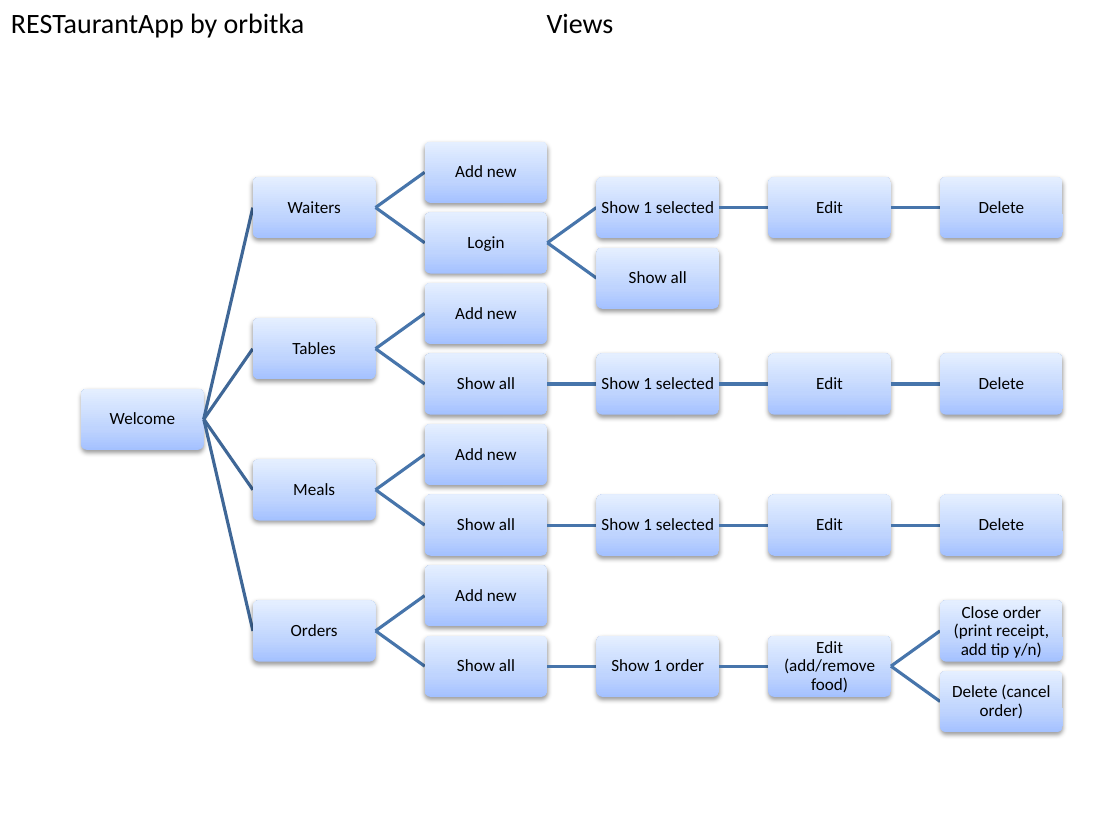
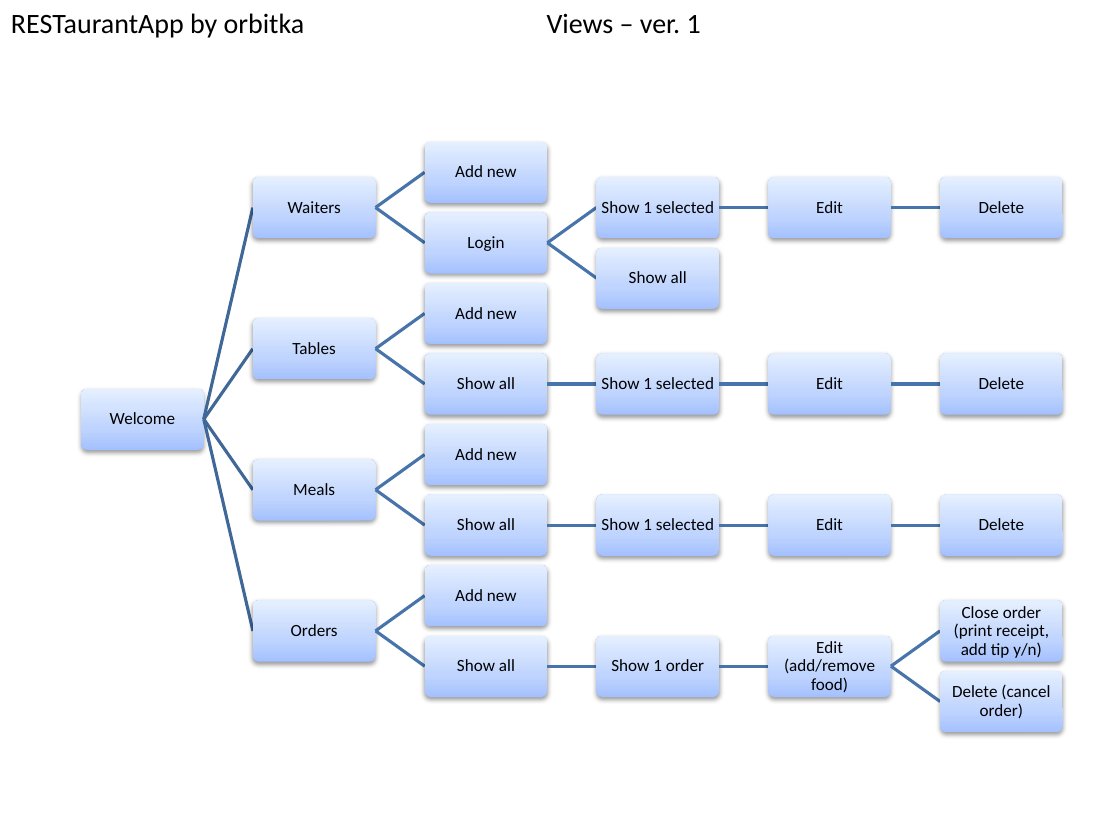
Before and after one commit to orbitka/RESTaurantApp, a slide deck: slide 2 of ERD+wireframes.pptx. Drawn at 1120x840 pixels with LibreOffice and Linux fonts; fonts in the diff are those of the drawing. Boxes give left, top, right and bottom in pixels: in the first picture for what was removed or moved away, otherwise in the second. Text is boxed around its words. In the diff, an @@ line names an element or a change of style, - is before the commit and + after.

```diff
--- a/ERD+wireframes.pptx
+++ b/ERD+wireframes.pptx
@@ text at box(11, 13, 701, 38): text changed @@
-RESTaurantApp by orbitka Views
+RESTaurantApp by orbitka Views – ver. 1
```
Also in this commit, not shown: 8 other slides changed, 1 slide added, 17 other files.
